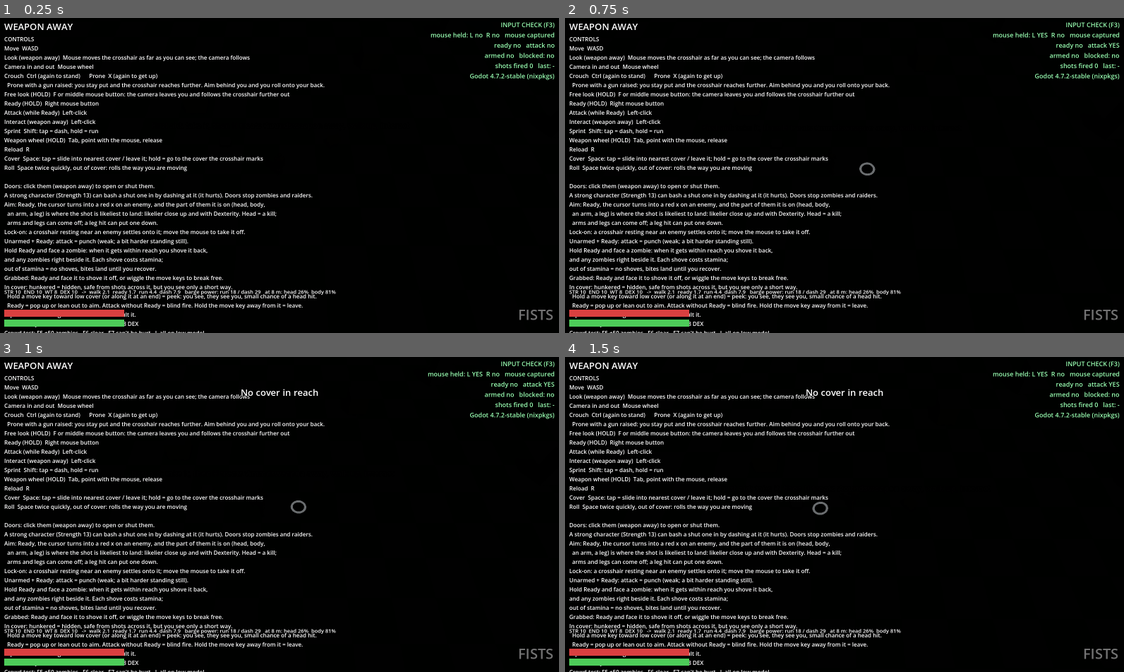
Above: before the commit, frames 1-4 (two rows, left to right).
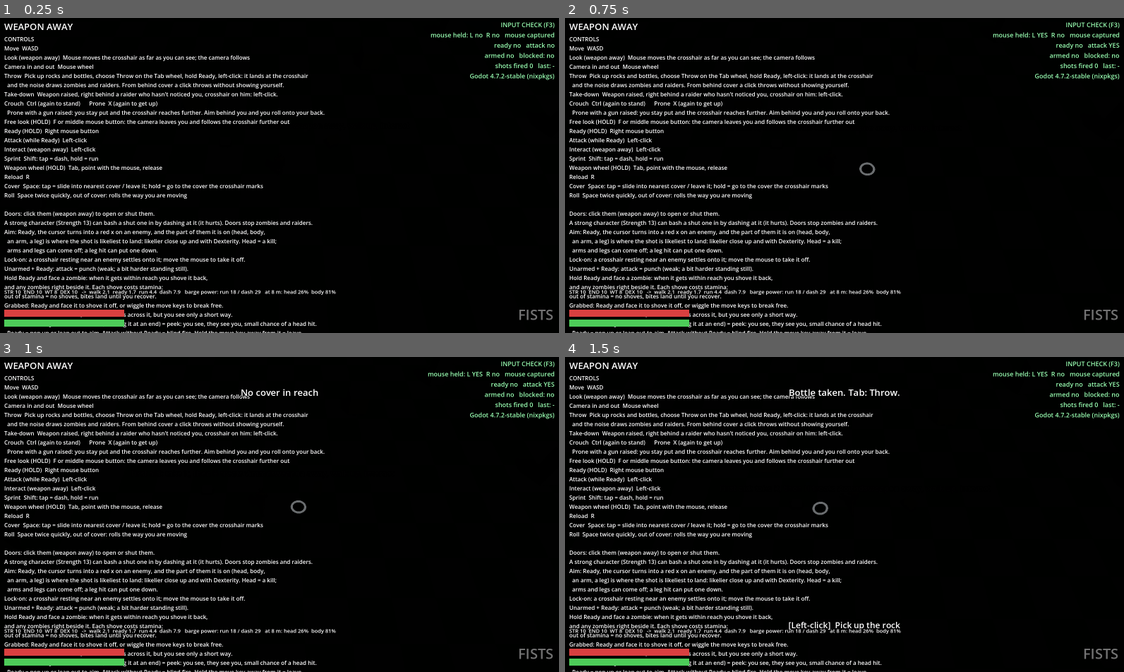
Above: after the commit, the same moments.

Repository: RuneTV64/twinsticksofdepth
Game: Godot game, scene res://main.tscn
Same seed, same stepped clock (60 frames per second), same inputs: the game is played once before the commit and once after it.
Inputs (mouse positions are in pixels of both pictures, inside the frame that each line leads up to):
- Up to frame 1 (0.25 s): no input
- Up to frame 2 (0.75 s): tap Enter at 0.5 s; move the mouse to (878, 172) at 0.52 s; press the mouse at (878, 172) at 0.53 s; hold W (move_up) from 0.53 s (still down)
- Up to frame 3 (1 s): keep holding W (move_up); tap Space (cover) at 0.8 s
- Up to frame 4 (1.5 s): keep holding W (move_up); move the mouse to (816, 514) at 1.27 s; release the mouse at (816, 514) at 1.28 s; tap Space (cover) at 1.35 s; click (816, 514) at 1.42 s

The runs differ from the first frame. In frame 1, 10% of the frame differs, in the area x 0-59%, y 17-100%; in frame 2, 10%; in frame 3, 10%; in frame 4, 11%, in the area x 0-60%, y 10-100%.

Commit message:
Throw rocks and bottles to draw zombies and raiders; more stealth
Rocks and bottles can be picked up and thrown (Ready + left-click, or a
click from behind cover); the noise where they land pulls zombies and sends
raiders to look. Raiders show a ? as they notice you and a ! when they have,
shout to each other, and search in a crouch. Zombies hear footsteps. A
raider who hasn't noticed you can be taken down quietly from behind.

Co-Authored-By: Claude Fable 5.2 <noreply@anthropic.com>
Claude-Session: https://claude.ai/code/session_016fBGAUWu2qzw7nE8geQqSy

Diff:
--- a/enemy.gd
+++ b/enemy.gd
@@ -17,6 +17,7 @@
 
 @export var kind := "dummy"
 @export var max_hp := 100.0            # dummies; shamblers use shambler_hp
+@export var footstep_hearing := 0.8    # zombies hear footsteps from this much of the distance a raider does
 @export var body_blow_damage := 16.0   # a full-strength stomp or butt on a downed zombie's body (not its head)
 @export var shambler_hp := 50.0        # at the middle of decay. Scaled by rot (see Toughness)
 @export_group("Toughness")
@@ -1072,6 +1073,10 @@
 
 ## Pick who to go for: the nearest living person it has noticed, you or a raider. With no one noticed it keeps
 ## the player in mind (it still comes to noises), as before raiders existed.
+static func _xz2(v: Vector3) -> float:
+	return Vector2(v.x, v.z).length()
+
+
 func _pick_prey() -> void:
 	var best = null
 	var best_d := INF
@@ -1090,6 +1095,11 @@
 		if dr < notice_r and dr < best_d:
 			best = r
 			best_d = dr
+	# Footsteps: one with nothing in sight that hears you move turns toward the sound.
+	if best == null and player != null and not player.dead and kind == "shambler":
+		var nr: float = player.noise_radius() * footstep_hearing
+		if nr > 0.0 and _xz2(player.global_position - global_position) <= nr:
+			hear_noise(player.global_position)
 	if best == null and player != null and not player.dead:
 		best = player
 	prey = best
--- a/hud.gd
+++ b/hud.gd
@@ -26,6 +26,9 @@
 Move  WASD
 Look (weapon away)  Mouse moves the crosshair as far as you can see; the camera follows
 Camera in and out  Mouse wheel
+Throw  Pick up rocks and bottles, choose Throw on the Tab wheel, hold Ready, left-click: it lands at the crosshair
+  and the noise draws zombies and raiders. From behind cover a click throws without showing yourself.
+Take-down  Weapon raised, right behind a raider who hasn't noticed you, crosshair on him: left-click.
 Crouch  Ctrl (again to stand)      Prone  X (again to get up)
   Prone with a gun raised: you stay put and the crosshair reaches further. Aim behind you and you roll onto your back.
 Free look (HOLD)  F or middle mouse button: the camera leaves you and follows the crosshair further out
@@ -382,7 +385,7 @@
 		if _sheet_panel.visible:
 			_sheet.text = _sheet_text()
 	var stance := "READY" if player.armed else "WEAPON AWAY"
-	if player.armed and player.is_melee():
+	if player.armed and player.weapon == "fists":
 		if not player.is_guarding():
 			stance += "  - SPENT"
 		else:
@@ -418,7 +421,14 @@
 		roundi(player.barge_power(player.run_speed)), roundi(player.barge_power(player.dash_speed)),
 		roundi(player.part_chance("Head", 8.0) * 100.0), roundi(player.part_chance("Torso", 8.0) * 100.0)]
 
-	_ammo.text = "FISTS" if player.is_melee() else "%d / %d" % [player.mag, player.reserve]
+	if player.weapon == "throw":
+		var have := 0
+		for k in player.inv.slots:
+			if Player.THROWABLES.has(player.inv.slots[k]["id"]):
+				have += int(player.inv.slots[k].get("n", 1))
+		_ammo.text = "THROW  x%d" % have
+	else:
+		_ammo.text = "FISTS" if player.is_melee() else "%d / %d" % [player.mag, player.reserve]
 	_ammo.modulate = Color(1, 1, 1, 1.0 if player.armed else 0.45)
 
 	_wheel.visible = player.wheel_open
--- a/item_pickup.gd
+++ b/item_pickup.gd
@@ -4,6 +4,8 @@
 ## goes into your slots. What won't fit stays in the box.
 
 @export var title := "First-aid box"
+var small := false           # one small thing lying on the ground (a rock, a bottle), not a box
+var tint := Color(0.85, 0.87, 0.82)
 var contents: Array[Dictionary] = []
 
 var _mesh: MeshInstance3D
@@ -16,14 +18,14 @@
 	add_to_group("interactables")
 	_mesh = MeshInstance3D.new()
 	var b := BoxMesh.new()
-	b.size = Vector3(0.55, 0.3, 0.35)
+	b.size = Vector3(0.55, 0.3, 0.35) if not small else Vector3(0.2, 0.14, 0.2)
 	_mesh.mesh = b
 	_mat = StandardMaterial3D.new()
-	_mat.albedo_color = Color(0.85, 0.87, 0.82)
-	_mat.emission_enabled = true
+	_mat.albedo_color = tint
+	_mat.emission_enabled = not small
 	_mat.emission = Color(0.1, 0.4, 0.15)
 	_mesh.material_override = _mat
-	_mesh.position.y = 0.3
+	_mesh.position.y = 0.3 if not small else 0.08
 	add_child(_mesh)
 
 
@@ -45,7 +47,7 @@
 
 
 func prompt_text(_p: Player) -> String:
-	return "Take what is in the %s" % title.to_lower()
+	return ("Pick up the %s" if small else "Take what is in the %s") % title.to_lower()
 
 
 func interact(p: Player) -> void:
@@ -59,7 +61,13 @@
 			left.append(rest)
 	contents = left
 	p.recompute_stats()
-	if left.is_empty():
-		p.show_status("Took everything from the %s. H treats wounds." % title.to_lower(), 2.5)
+	if left.is_empty() and small:
+		p.show_status("%s taken. Tab: Throw." % title, 1.5)
+		queue_free()
+	elif small:
+		p.show_status("No room for it: your pockets, belt and hands are full.", 1.8)
+	elif left.is_empty():
+		p.show_status("Took everything from the %s." % title.to_lower(), 2.5)
+		queue_free()
 	else:
 		p.show_status("Took %d things; no room for the rest." % took, 2.0)
--- a/items.gd
+++ b/items.gd
@@ -15,6 +15,8 @@
 	"vodka": {"name": "Vodka", "w": 0.7, "cat": "medical", "uses": 4, "for": "Washes a wound clean. It stings."},
 	"steroids": {"name": "Steroids", "w": 0.03, "cat": "medical", "uses": 4, "for": "Holds a bite's infection back for a few minutes. It cures nothing."},
 	"hatchet": {"name": "Hatchet", "w": 1.2, "cat": "tool", "for": "Chops. In the last resort, a limb."},
+	"rock": {"name": "Rock", "w": 0.4, "cat": "thrown", "stack": 3, "for": "Thrown, it makes a noise where it lands. It can be picked up again."},
+	"bottle": {"name": "Bottle", "w": 0.4, "cat": "thrown", "stack": 3, "for": "Thrown, it smashes: louder than a rock, and gone."},
 	"painkillers": {"name": "Painkillers", "w": 0.03, "cat": "medical", "uses": 6, "for": "Dulls pain for a few minutes: steadier hands, less slowed."},
 }
 
--- a/main.gd
+++ b/main.gd
@@ -396,6 +396,17 @@
 	for p in [Vector3(-3, 0, 4), Vector3(1.5, 0, -20)]:
 		_first_aid(p)
 	_sign(Vector3(-3, 1.6, 4), "First aid: take it, then H treats wounds")
+	# A tool box (the hatchet and the steroids, for a bite), and things to throw lying about.
+	var tools := ItemPickup.new()
+	tools.title = "Tool box"
+	tools.tint = Color(0.7, 0.3, 0.2)
+	tools.position = Vector3(-5, 0, 4)
+	tools.contents = [Items.make("steroids"), Items.make("hatchet")]
+	add_child(tools)
+	for p in [Vector3(-1.5, 0, 3), Vector3(1.5, 0, 3), Vector3(-9, 0, 9), Vector3(-14, 0, 13)]:
+		_throwable("rock", p)
+	for p in [Vector3(0, 0, 2.5), Vector3(-2.5, 0, 2.5), Vector3(-11, 0, 11)]:
+		_throwable("bottle", p)
 	_sign(Vector3(0, 3.2, -9.6), "Click the door to open it")
 	_sign(Vector3(7.6, 3.2, -16), "Locked: bash it (Strength 13, dash)")
 	_sign(Vector3(-15, 3.0, 2), "Dummies")
@@ -583,7 +594,18 @@
 	var b := ItemPickup.new()
 	b.position = pos
 	b.contents = [Items.make("bandage", 3), Items.make("clean_rag", 2), Items.make("needle_thread"),
-		Items.make("tweezers"), Items.make("vodka"), Items.make("painkillers"), Items.make("steroids"), Items.make("hatchet")]
+		Items.make("tweezers"), Items.make("vodka"), Items.make("painkillers")]
+	add_child(b)
+
+
+## One thing to throw, lying on the ground.
+func _throwable(id: String, pos: Vector3) -> void:
+	var b := ItemPickup.new()
+	b.title = Items.name_of(id)
+	b.small = true
+	b.tint = Thrown.LOOK[id][1]
+	b.position = pos
+	b.contents = [Items.make(id)]
 	add_child(b)
 
 
--- a/player.gd
+++ b/player.gd
@@ -219,8 +219,9 @@
 @export var cam_stance_sharpness := 3.0 # how gently the camera settles after Ready / lower / weapon swap
 
 ## Weapons on the quick wheel, in slot order (slot 0 is at the left, going clockwise).
-const WEAPONS: Array[String] = ["fists", "gun"]
-const WEAPON_NAMES := {"fists": "Unarmed", "gun": "Gun"}
+const WEAPONS: Array[String] = ["fists", "gun", "throw"]
+const THROWABLES: Array[String] = ["bottle", "rock"]     # what "throw" throws, the first you have
+const WEAPON_NAMES := {"fists": "Unarmed", "gun": "Gun", "throw": "Throw"}
 const WHEEL_MOUSE_RADIUS := 90.0        # pixels of mouse travel from center to the wheel's rim
 
 # ---------- Aimed shots (reticle red on the enemy you hit) ----------
@@ -312,6 +313,7 @@
 var _wall_box: Cover.Box = null    # the solid thing you are walking into, if any (for climbing it from the pile)
 var _wall_n := Vector3.ZERO
 var finish_target: Enemy = null    # a downed zombie whose head the crosshair is on
+var takedown_target: Raider = null   # a raider you are behind, unnoticed, close enough to take down quietly
 var finish_part := ""              # which part of it the crosshair is on: only "Head" finishes it
 var _finish_part := ""
 var finish_pile = null             # ... or where a trapped one in the corpse pile is (Vector3), or null
@@ -359,7 +361,13 @@
 @export var back_beyond_deg := 110.0     # aiming further round than this from where your head points: onto your back
 @export var front_within_deg := 80.0     # ... and nearer than this: back onto your stomach
 @export var prone_aim_reach := 6.0       # m further the crosshair roams while aiming a gun from the ground
+@export_group("Throwing")
+@export var throw_base := 8.0            # m you can throw at Strength 0 ...
+@export var throw_per_str := 0.6         # ... plus this for each point (14 m at Strength 10)
+@export var throw_cooldown := 0.7
 @export_group("Stealth")
+@export var takedown_reach := 1.6        # m: how close behind someone you have to be
+@export var takedown_noise := 3.0        # m it is heard
 @export var crouch_speed := 0.55         # of walking speed
 @export var prone_speed := 0.25
 @export var crouch_seen := 0.65          # crouched, you are seen from this much of the usual distance
@@ -604,13 +612,13 @@
 
 # ---------------------------------------------------------------- weapons + quick wheel
 func is_melee() -> bool:
-	return weapon == "fists"
+	return weapon != "gun"      # fists, or something to throw: nothing that shoots
 
 
 ## True while your guard is up: Ready unarmed with stamina left to spend.
 ## A drained guard stays down until you've caught your breath (winded clears).
 func is_guarding() -> bool:
-	return armed and is_melee() and not dead and not winded and stamina > 0.0 and not sheet.one_armed and posture != 2
+	return armed and weapon == "fists" and not dead and not winded and stamina > 0.0 and not sheet.one_armed and posture != 2
 
 
 func equip(w: String) -> void:
@@ -972,6 +980,8 @@
 func current_reticle_range() -> float:
 	if free_look:
 		return free_look_range
+	if armed and weapon == "throw":
+		return throw_range()
 	if armed and is_melee():
 		return melee_look_range
 	var steady := prone_aim_reach if posture == 2 and armed else 0.0    # braced on the ground, you aim further
@@ -1347,6 +1357,7 @@
 			and _xz(hover_target.global_position - global_position).length() <= finisher_reach + 0.4:
 		finish_target = hover_target
 		finish_part = hover_part
+	_update_takedown()
 	if finish_target == null and CorpsePile.it != null:
 		# Any limb or head sticking out of the pile: there is no telling which are still alive.
 		var p = CorpsePile.it.piece_near(aim, finisher_aim + 0.1)
@@ -1836,6 +1847,18 @@
 	if Input.is_action_just_pressed("reload") and not is_melee():
 		_start_reload()
 	cover_blind = false
+	# A quiet take-down: behind someone who doesn't know you are there.
+	if attack_tapped and takedown_target != null and _fire_cd <= 0.0 and _stagger <= 0.0:
+		_takedown()
+		return
+	if weapon == "throw":
+		# Something to throw: Ready and click, or from behind cover without showing yourself.
+		if attack_tapped and interact_target != null and not armed:
+			interact_target.call("interact", self)
+			_body.reach()
+		elif attack_tapped and (armed or in_cover) and _fire_cd <= 0.0 and _stagger <= 0.0 and _draw_t <= 0.0:
+			_throw()
+		return
 	if in_cover and cover_mode != "pop" and not is_melee():
 		# In cover and not popped out: the attack button fires blind, over the cover or round its end.
 		# (Something to interact with right beside you still comes first.)
@@ -2073,6 +2096,11 @@
 
 
 func interact_prompt() -> String:
+	if takedown_target != null:
+		return "[Left-click]  Take him down quietly"
+	if weapon == "throw" and (armed or in_cover) and finish_target == null:
+		var id := throw_item()
+		return "[Left-click]  Throw the %s at the crosshair" % Items.name_of(id).to_lower() if id != "" else "Nothing to throw"
 	if finish_target == null and finish_pile != null:
 		return "[%s]  %s it, in case it's alive" % ["Left-click",
 			"Shoot" if armed and not is_melee() and mag > 0 else ("Stomp" if is_melee() else "Rifle-butt")]
@@ -2370,6 +2398,97 @@
 	return false
 
 
+# ---------------------------------------------------------------- throwing
+## How far you can throw: further the stronger you are.
+func throw_range() -> float:
+	return throw_base + throw_per_str * strength
+
+
+## What you would throw now (the first of THROWABLES you carry), or "".
+func throw_item() -> String:
+	for id in THROWABLES:
+		if inv.has(id):
+			return id
+	return ""
+
+
+## Throw it at the crosshair. It arcs, so it clears anything lower than the top of its arc (low cover always; a
+## one-storey wall from far enough back); otherwise it drops at the foot of what it hit. From behind cover it
+## goes over or round without you showing yourself. It makes a noise where it lands.
+func _throw() -> void:
+	var id := throw_item()
+	if id == "":
+		show_status("Nothing to throw. Rocks and bottles lie about.", 1.2)
+		_fire_cd = 0.3
+		return
+	var aim := reticle_offset.limit_length(throw_range())
+	if aim.length() < 1.0:
+		aim = facing * 1.0
+	var from := global_position + Vector3(0.0, 1.6 if posture == 0 and not in_cover else 1.0, 0.0)
+	var to := global_position + aim
+	to.y = 0.05
+	var dist := aim.length()
+	var peak := 0.6 + dist * 0.22
+	var hit := Projectile.wall_hit(get_world_3d().direct_space_state, from, Vector3(to.x, from.y, to.z), [get_rid()])
+	if not hit.is_empty():
+		var box := Cover.box_of(hit["collider"])
+		var own := in_cover and cover_face != null and box == cover_face.box
+		if not own and (box == null or box.top > from.y + peak - 0.3):
+			# It hits it and drops at its foot.
+			var hp: Vector3 = hit["position"]
+			var back := (from - hp)
+			back.y = 0.0
+			to = Vector3(hp.x, 0.05, hp.z) + back.normalized() * 0.35
+			peak *= 0.5
+		elif own:
+			peak = maxf(peak, box.top - from.y + 0.6)     # up and over what you are hiding behind
+	inv.use(id)
+	var th := Thrown.new()
+	th.item = id
+	th.from = from
+	th.to = to
+	th.peak = peak
+	th.flight = 0.45 + from.distance_to(to) * 0.045
+	th.thrower = self
+	get_parent().add_child(th)
+	_fire_cd = throw_cooldown
+	stamina = maxf(stamina - 4.0, 0.0)
+	if not in_cover:
+		facing = aim.normalized()
+	_body.reach()
+	if throw_item() == "":
+		show_status("That was the last thing you had to throw.", 1.2)
+
+
+# ---------------------------------------------------------------- quiet take-downs
+## Behind a raider who doesn't know you are there, close enough to touch, weapon raised: one click and he is
+## down without a sound to speak of.
+func _update_takedown() -> void:
+	takedown_target = null
+	if not armed or dead or hover_target == null or not (hover_target is Raider):
+		return
+	var r := hover_target as Raider
+	var to_me := global_position - r.global_position
+	to_me.y = 0.0
+	if r.sees or r.mode == "fight" or to_me.length() > takedown_reach or to_me.normalized().dot(r.facing) > -0.2:
+		return
+	takedown_target = r
+
+
+func _takedown() -> void:
+	var r := takedown_target
+	takedown_target = null
+	var to := r.global_position - global_position
+	to.y = 0.0
+	facing = to.normalized()
+	r.take_hit(r.hp + 1.0, facing, 0.0)
+	Earshot.make(global_position, takedown_noise, get_tree(), r)
+	_fire_cd = 0.9
+	stamina = maxf(stamina - 12.0, 0.0)
+	_body.reach()
+	show_status("Taken down, quietly.", 1.2)
+
+
 ## Sit down and see to your wounds (H), or put it down again.
 func toggle_treat() -> void:
 	if treating:
--- a/raider.gd
+++ b/raider.gd
@@ -112,6 +112,9 @@
 var _blind_left := 0
 var _unseen_t := 99.0
 var _see_t := 0.0
+var _mark: Label3D
+var _mark_t := 0.0                 # s the "!" stays up
+@export var shout_range := 14.0    # m: how far its shout carries when it sees you (other raiders, and zombies)
 var notice := 0.0                  # 0 nothing .. 1 it has seen you
 var _steps_t := 0.0
 var _cover_cd := 0.0
@@ -181,6 +184,17 @@
 	gun.material_override = _weapon_mat
 	rbody.attach_weapon(gun)
 
+	# What it is thinking, over its head: "?" as it starts to notice you, "!" when it has.
+	_mark = Label3D.new()
+	_mark.billboard = BaseMaterial3D.BILLBOARD_ENABLED
+	_mark.no_depth_test = true
+	_mark.font_size = 96
+	_mark.outline_size = 14
+	_mark.pixel_size = 0.01
+	_mark.position.y = 2.75
+	_mark.visible = false
+	_visual.add_child(_mark)
+
 	_label = Label3D.new()
 	_label.billboard = BaseMaterial3D.BILLBOARD_ENABLED
 	_label.no_depth_test = true
@@ -279,6 +293,18 @@
 			else:
 				notice = maxf(notice - 0.2 / notice_fade, 0.0)
 			sees = notice >= 1.0
+		# The mark over its head (only ever seen when the raider itself is).
+		_mark_t -= 0.2
+		var show_q := mode != "fight" and notice > 0.12 and notice < 1.0
+		var show_x := _mark_t > 0.0
+		if _mark.visible != (show_q or show_x):
+			_mark.visible = show_q or show_x
+		if show_x:
+			_mark.text = "!"
+			_mark.modulate = Color(1.0, 0.25, 0.2)
+		elif show_q:
+			_mark.text = "?"
+			_mark.modulate = Color(1.0, 0.85, 0.3, 0.35 + 0.65 * notice)
 		# Footsteps: it hears what it can't see, and goes to look. It learns where the sound was, no more.
 		_steps_t -= 0.2
 		var nr: float = player.noise_radius()
@@ -521,6 +547,15 @@
 			others += 1
 	_side = [0, 1, -1][others % 3]
 	_from = global_position
+	_mark_t = 1.4
+	if mode != "fight":
+		# It shouts. Raiders in earshot learn where it saw you and come looking; zombies come to the shout.
+		Earshot.make(global_position, shout_range, get_tree(), self, false)
+		for r in get_tree().get_nodes_in_group("raiders"):
+			var o := r as Raider
+			if o != null and o != self and not o.dead and o.mode != "fight" \
+					and o.global_position.distance_to(global_position) <= shout_range:
+				o.last_seen = last_seen
 	mode = "fight"
 	armed = true
 	_phase = "duck"
@@ -1020,7 +1055,7 @@
 				crouch = 0.0 if cover_side == 0 else 0.75
 		if cover_side != 0 and (cover_mode != "hunker" or cover_blind):
 			lean = Vector3(cover_face.dir.x, 0.0, cover_face.dir.y) * cover_side * (1.0 if cover_mode == "pop" else 0.7)
-	cover_crouch = crouch
+	cover_crouch = crouch if mode != "search" or in_cover else maxf(crouch, 0.55)    # out looking, it goes low
 	cover_lean_dir = lean
 
 
--- /dev/null
+++ b/thrown.gd
@@ -0,0 +1,50 @@
+class_name Thrown
+extends Node3D
+## Something thrown (a rock, a bottle): it arcs from the hand to where it was aimed and makes a noise where it
+## lands. Zombies go to the noise; raiders go to look. A rock can be picked up again; a bottle breaks.
+
+const LOOK := {"rock": [Vector3(0.16, 0.12, 0.14), Color(0.5, 0.5, 0.48)], "bottle": [Vector3(0.08, 0.08, 0.26), Color(0.25, 0.5, 0.3)]}
+## How far the landing is heard (m).
+const NOISE := {"rock": 9.0, "bottle": 14.0}
+
+var item := "rock"
+var from := Vector3.ZERO
+var to := Vector3.ZERO
+var peak := 2.0              # how high the arc goes above the straight line
+var flight := 0.8
+var thrower: Node = null
+var _t := 0.0
+
+
+func _ready() -> void:
+	var m := MeshInstance3D.new()
+	var b := BoxMesh.new()
+	b.size = LOOK[item][0]
+	m.mesh = b
+	var mat := StandardMaterial3D.new()
+	mat.albedo_color = LOOK[item][1]
+	m.material_override = mat
+	add_child(m)
+	global_position = from
+
+
+func _process(delta: float) -> void:
+	_t += delta
+	var u := clampf(_t / maxf(flight, 0.05), 0.0, 1.0)
+	global_position = from.lerp(to, u) + Vector3.UP * (4.0 * peak * u * (1.0 - u))
+	rotation += Vector3(7.0, 3.0, 5.0) * delta
+	if u >= 1.0:
+		_land()
+
+
+func _land() -> void:
+	Earshot.make(to, float(NOISE[item]), get_tree(), thrower, true)
+	if item == "rock":
+		var p := ItemPickup.new()
+		p.title = "Rock"
+		p.small = true
+		p.tint = LOOK["rock"][1]
+		p.contents = [Items.make("rock")]
+		p.position = Vector3(to.x, 0.0, to.z)
+		get_parent().add_child(p)
+	queue_free()
Not shown, added: thrown.gd.uid
Not shown, changed: CLAUDE.md
